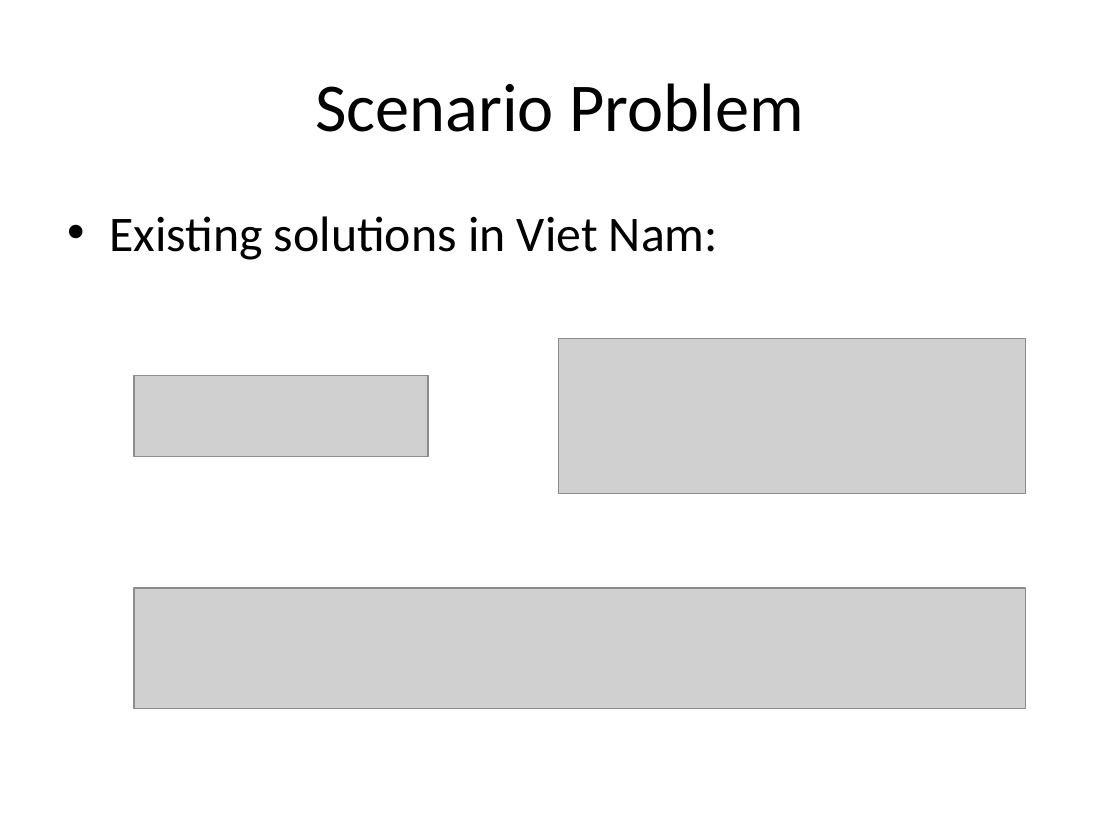
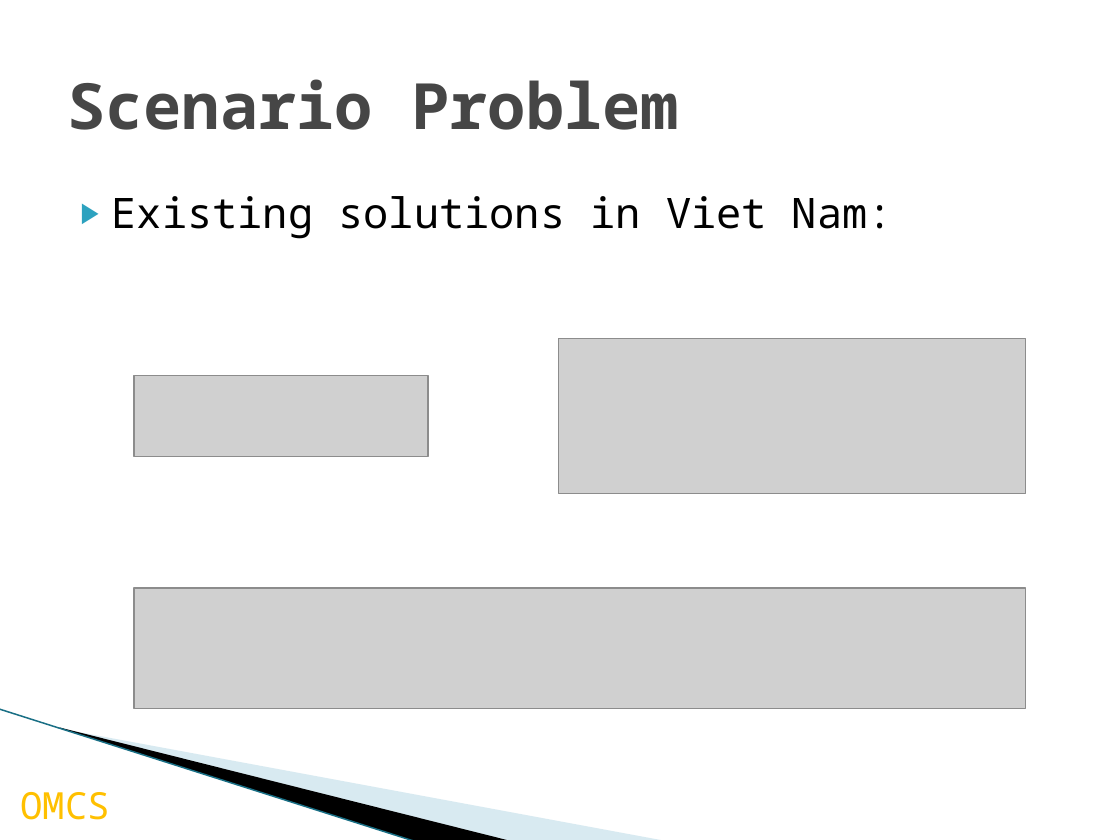
Before and after one commit to palaniellappank/online-medical-consultant-system, a slide deck: slide 8 of Document/OMCS_Slide.pptx (slide 6 before the commit). Drawn at 1120x840 pixels with LibreOffice and Linux fonts; fonts in the diff are those of the drawing; grey boxes stand for pictures; background and template pictures are left out. Boxes give left, top, right and bottom in pixels: in the first picture for what was removed or moved away, otherwise in the second. Text is boxed around its words. In the diff, an @@ line names an element or a change of style, - is before the commit and + after.

```diff
--- a/Document/OMCS_Slide.pptx
+++ b/Document/OMCS_Slide.pptx
@@ title "Scenario Problem" at bbox=[67, 79, 679, 130]: size 44 to 41 pt, font Calibri to Noto Sans Mono, text colour #000000 to #464646, bold on; alignment centre to left @@
@@ text "Existing solutions in Viet Nam:": place and size @@
-text "Existing solutions in Viet Nam:" at bbox=[109, 216, 718, 260]
+text "Existing solutions in Viet Nam:" at bbox=[112, 196, 893, 239]
@@ text "Existing solutions in Viet Nam:" at bbox=[112, 196, 893, 239]: size 32 to 27 pt, font Calibri to Noto Sans Mono; bullet • to ▶; less space between paragraphs @@
@@ line added from (0, 709) to (416, 840), #97C5D8 0.95 pt @@
@@ freeform shape added at bbox=[59, 727, 512, 840], fill #000000 @@
@@ freeform shape added at bbox=[62, 728, 666, 840], fill #A0CBDC at 40% opacity @@
@@ text added at bbox=[20, 792, 110, 820], 24 pt, text #FFC000 @@
+OMCS
```
Also in this commit, not shown: 16 other slides changed, 4 slides added, 1 slide removed.
